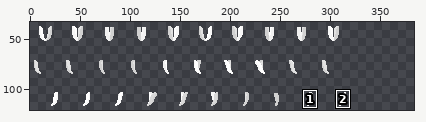
A sprite sheet gets an edit: Resources/Textures/SS220/Mobs/Customization/Felinid/felinid_tails.rsi/felinid_tail_pair.png. Above, an overview of the earlier version with the close-up marked.
Close-up. First the earlier version:
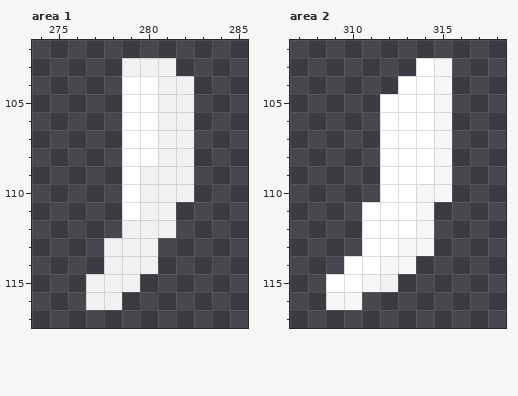
The file is 320x128 pixels. Colours within 5 levels of each other are drawn and written as one. Shown: area 1: x 274..285, y 102..117; area 2: x 307..318, y 102..117. The old version is drawn lined up with the new one, on the new canvas. The wide view leaves out empty margins. The commit also changed other parts of the picture, which this record leaves out.
New version:
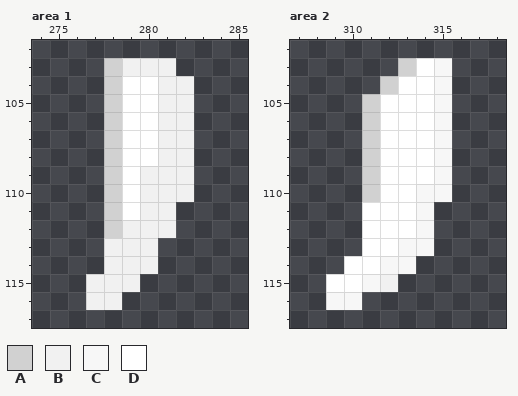
Palette (. is transparent): A #d1d1d1  B #f1f1f1  C #f7f7f7  D #ffffff
Diff:
canvas 320x128 -> 384x128
Area 1:
y 103..112: x 278 . -> A
Area 2:
y 103: x 313 . -> A
y 104: x 312 . -> A
y 105..110: x 311 . -> A
Where, in picture pixels (left, top, right, bottom), the same in both close-ups:
added: (104, 58, 122, 238)
added: (362, 58, 416, 202)
